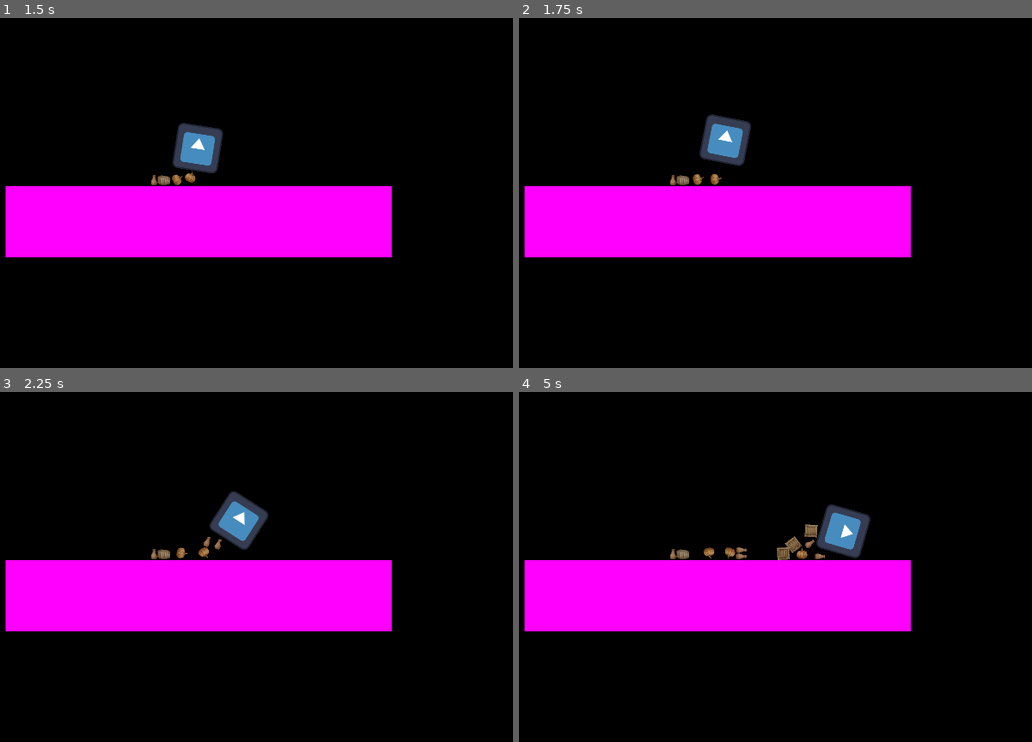
Above: before the commit, frames 1-4 (two rows, left to right).
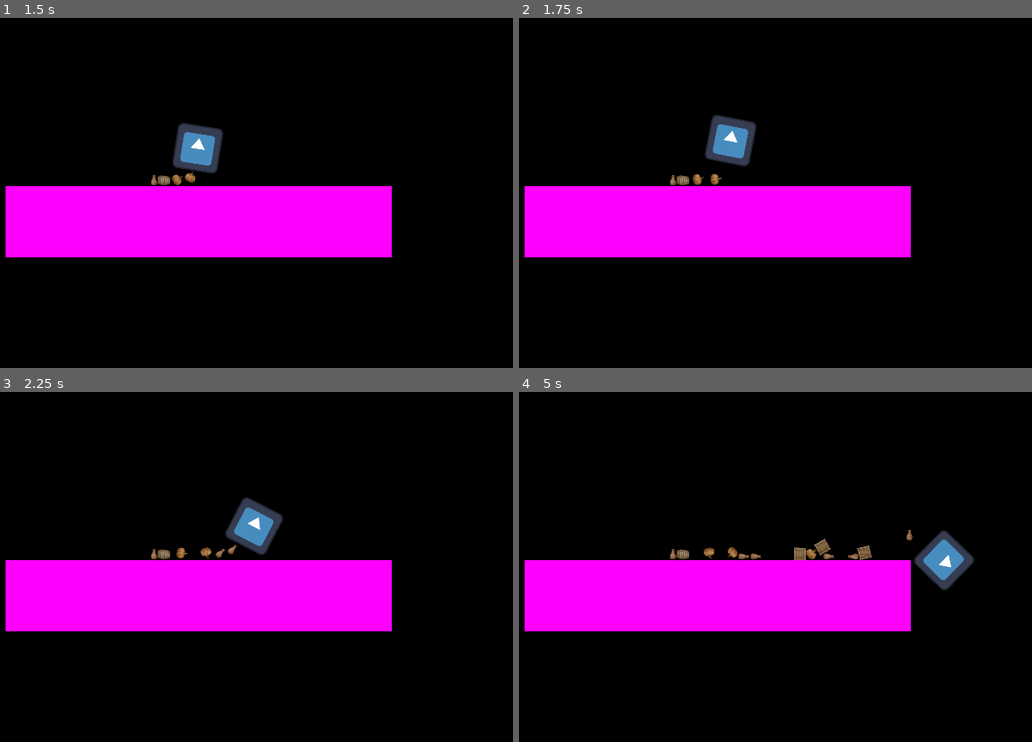
Above: after the commit, the same moments.

Repository: adudewithapc/piktiv-autumn-game-jam-2024
Game: Godot game, scene res://Scenes/Personal/Axel.tscn
Two runs of this game, one before a commit and one after it. Both use one fixed random seed, a clock stepped at 60 frames per second and the inputs below. The engine's default icon, where the game draws it, is replaced by a stand-in: a white triangle on a blue panel in a dark square.
Inputs:
- Up to frame 1 (1.5 s): hold Right (first_move_right) 0.53-1.28 s; tap Space (jump) at 0.6, 0.77, 1.07, 1.35 s; hold Left (first_move_left) from 1.28 s (still down)
- Up to frame 2 (1.75 s): keep holding Left (first_move_left); tap Space (jump) at 1.52 s
- Up to frame 3 (2.25 s): tap Space (jump) at 1.82, 2.1 s; release Left (first_move_left) at 2.03 s; hold Right (first_move_right) from 2.03 s (still down)
- Up to frame 4 (5 s): tap Space (jump) at 2.85, 3.02, 3.32, 3.6, 3.77, 4.07, 4.35, 4.52, 4.82 s; release Right (first_move_right) at 3.53 s; hold Left (first_move_left) from 3.53 s (still down)

Frame 1 is identical in both runs. In frame 2, 0.6% of the frame differs, in the area x 35-47%, y 27-43%; in frame 3, 1.4%; in frame 4, 3.0%, in the area x 40-89%, y 32-57%.

Commit message:
Jump relative to player orientation

Diff:
--- a/Scripts/Player.gd
+++ b/Scripts/Player.gd
@@ -22,7 +22,7 @@
 	pass
 
 func jump():
-	apply_impulse(Vector2.UP * jump_height)
+	apply_impulse(-transform.y * jump_height)
 
 func is_on_ground() -> bool:
 	return ground_raycast.is_colliding()
